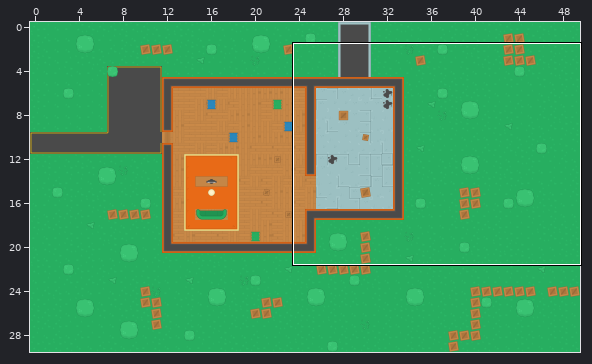
One commit to this Tiled map: maps/home.tmx. Above: a wide view before the commit, with the close-up outlined.
Close-up. Earlier state:
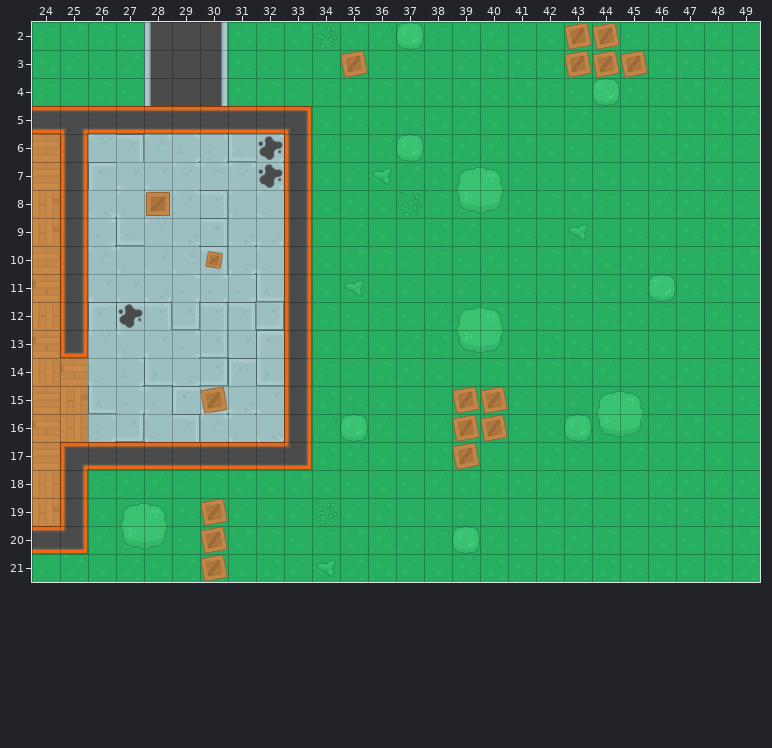
Cells are 64x64 px. Shown: x 24..49, y 2..21.
The result:
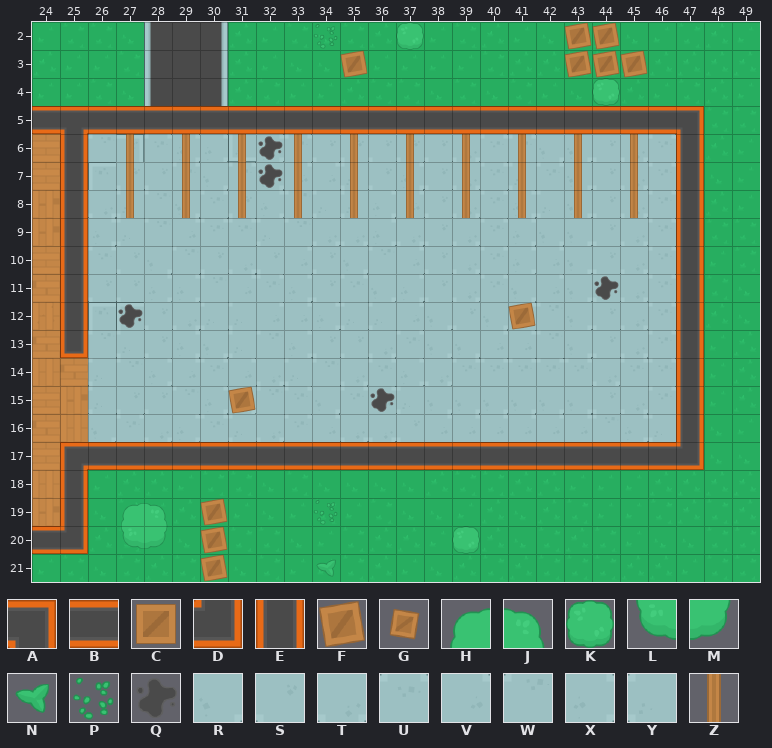
Key: from "Pack": A 109, B 110, C 128, D 136, E 137, F 155, G 156, H 180, J 181, K 182, L 207, M 208, N 209, P 212, Q 319, R 324, S 325, T 326, U 327, V 351, W 352, X 353, Y 354, Z 444.
_ is an empty cell, . an unchanged one.
The edit:
--- layer "Floor"
@@ x 38..46 @@
- 6 _________
- 7 _________
- 8 _________
- 9 _________
-10 _________
-11 _________
-12 _________
-13 _________
-14 _________
-15 _________
-16 _________
+ 6 STUURRSTU
+ 7 STUYURSTU
+ 8 STUXYRSTU
+ 9 STUXRRSTU
+10 STUXVRSTU
+11 STURVRSTU
+12 RSRVWRSTU
+13 RRVVWRSTU
+14 TUUUUUTUU
+15 RRRRRRSTU
+16 VVVVVVWXY
--- layer "Wall texture"
@@ x 26..47 @@
- 5 .......A______________
- 6 .......E____........._
- 7 ..._...E____........._
- 8 ...___.E____........._
- 9 ._.._..E____........._
-10 ...._..E____........._
-11 ......_E____........._
-12 .._____E____........._
-13 ...._._E____........._
-14 .._.___E____........._
-15 _..___.E____........._
-16 ._._...E____........._
-17 .......D______________
+ 5 .......BBBBBBBBBBBBBBA
+ 6 .......USSSS.........E
+ 7 ...U...VVYSX.........E
+ 8 ...RUS.WYYXV.........E
+ 9 .Y..U..WTTXT.........E
+10 ....S..VSRWV.........E
+11 ......UXSURX.........E
+12 ..STYYVVXYYV.........E
+13 ....R.WXSSTU.........E
+14 ..X.UVTYWTUX.........E
+15 Y..WXR.URUVY.........E
+16 .U.X...UVTTS.........E
+17 .......BBBBBBBBBBBBBBD
--- layer "Deko"
@@ x 27..46 @@
- 6 _._._._._.K._._._._.
- 7 _._._._._N_.HJ_._._.
- 8 _C_._._._.P.LM_._._.
- 9 ................N...
-10 ...G................
-11 ........N........_.K
-12 ............HJ_.....
-13 ............LM......
+ 6 Z.Z.Z.Z.Z.Z.Z.Z.Z.Z.
+ 7 Z.Z.Z.Z.Z_Z.Z_Z.Z.Z.
+ 8 Z_Z.Z.Z.Z.Z.Z_Z.Z.Z.
+ 9 ................_...
+10 ..._................
+11 ........_........Q._
+12 ............__F.....
+13 ............__......
@@ x 30..45 @@
-15 F_...._..FF...HJ
-16 .....K...FF..KLM
-17 .........F......
+15 _F....Q..__...__
+16 ....._...__..___
+17 ........._......
